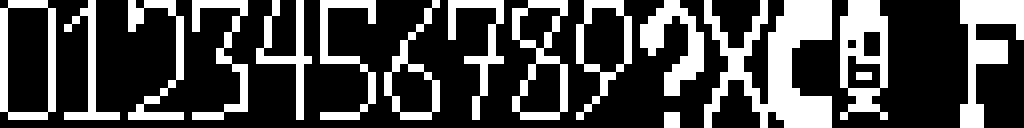
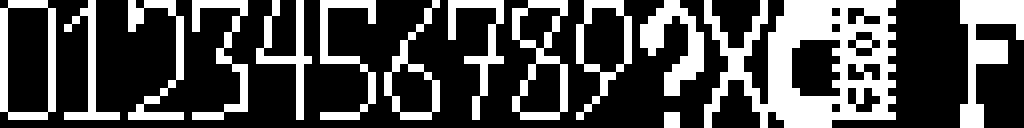
Comparing the layer stacks of the two 1024 x 128 images. Changes:
painted on "Background" over (832, 0, 896, 120)
